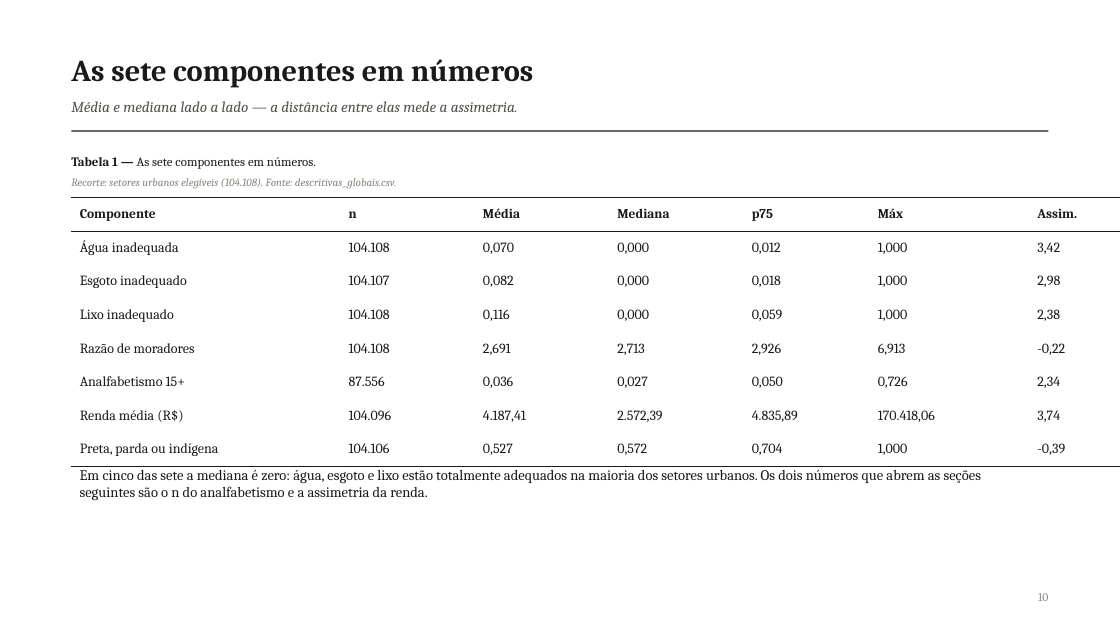
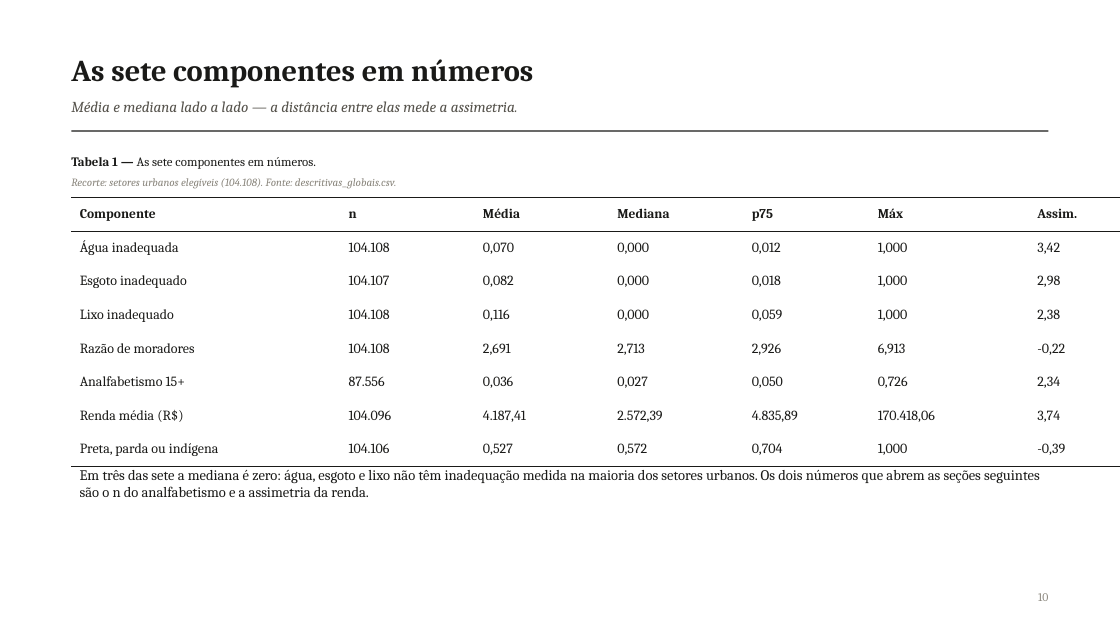
Before and after one commit to pedrinndias/Projeto_IVS_Censo, a slide deck: slide 8 of docs/Apresentacoes_IVS/historico/2026-08-21_EDA_Central_1a_rodada.pptx (slide 10 before the commit). Drawn at 1120x630 pixels with LibreOffice and Linux fonts; fonts in the diff are those of the drawing. Boxes give left, top, right and bottom in pixels: in the first picture for what was removed or moved away, otherwise in the second. Text is boxed around its words. In the diff, an @@ line names an element or a change of style, - is before the commit and + after.

```diff
--- a/docs/Apresentacoes_IVS/historico/2026-08-21_EDA_Central_1a_rodada.pptx
+++ b/docs/Apresentacoes_IVS/historico/2026-08-21_EDA_Central_1a_rodada.pptx
@@ text at [80, 466, 1040, 497]: text changed @@
-Em cinco das sete a mediana é zero: água, esgoto e lixo estão totalmente adequados na maioria dos setores urbanos. Os dois números que abrem as seções seguintes são o n do analfabetismo e a assimetria da renda.
+Em três das sete a mediana é zero: água, esgoto e lixo não têm inadequação medida na maioria dos setores urbanos. Os dois números que abrem as seções seguintes são o n do analfabetismo e a assimetria da renda.
```
Also in this commit, not shown: 26 other slides changed, 7 slides removed, 3 other files.
